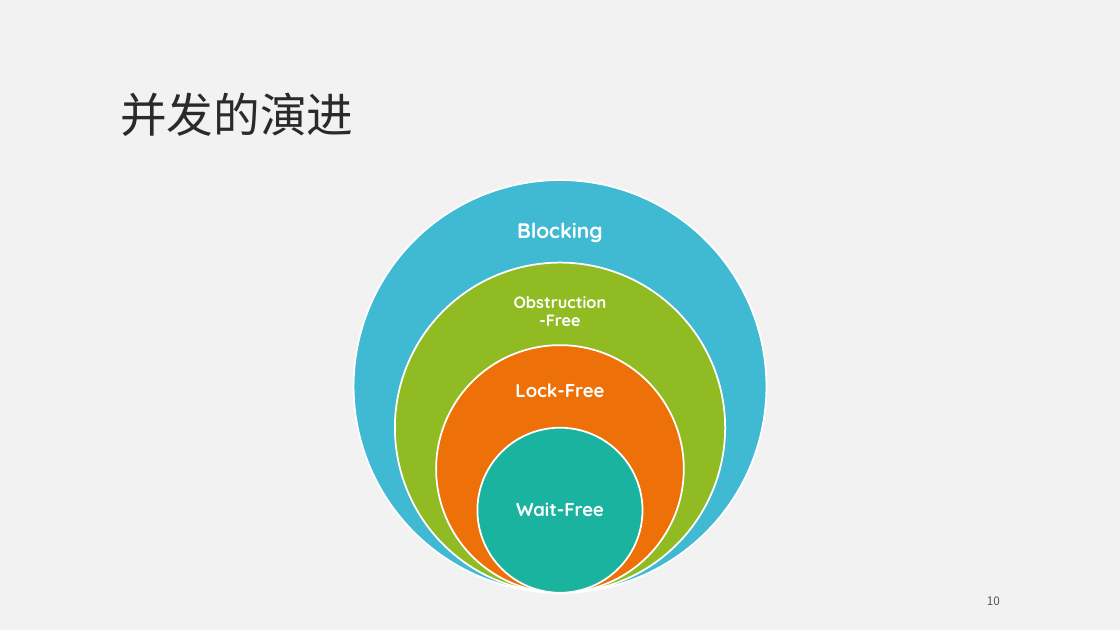
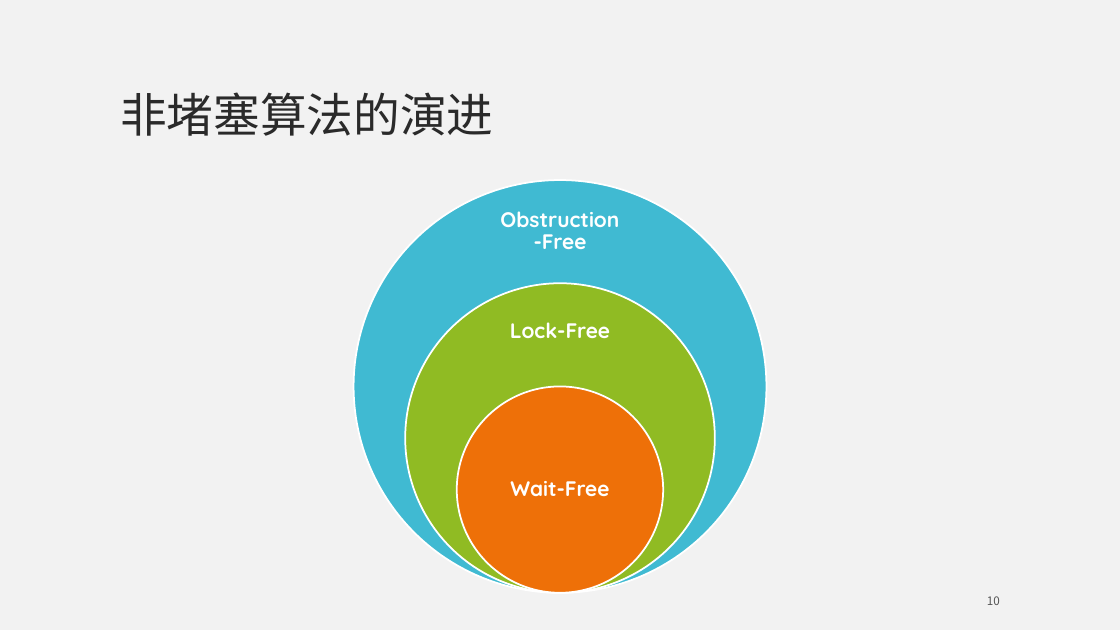
Before and after one commit to mutouyun/lock-free-queue, a slide deck: slide 10 of lock-free.pptx. Drawn at 1120x630 pixels with LibreOffice and Linux fonts; fonts in the diff are those of the drawing. Boxes give left, top, right and bottom in pixels: in the first picture for what was removed or moved away, otherwise in the second. Text is boxed around its words. In the diff, an @@ line names an element or a change of style, - is before the commit and + after.

```diff
--- a/lock-free.pptx
+++ b/lock-free.pptx
@@ title at [120,92,493,136]: text changed @@
-并发的演进
+非堵塞算法的演进
@@ text "Obstruction-Free": place and size @@
-text "Obstruction-Free" at [514,296,607,326]
+text "Obstruction-Free" at [500,211,619,249]
@@ text "Obstruction-Free" at [500,211,619,249]: size 14 to 18 pt; more space between paragraphs @@
@@ text removed at [517,222,603,242] @@
-Blocking
@@ ellipse: place and size @@
-ellipse at [395,263,725,593]
+ellipse at [405,283,715,593]
@@ text "Lock-Free" at [510,322,610,338]: size 16 to 18 pt @@
@@ text "Lock-Free": place and size @@
-text "Lock-Free" at [515,383,604,397]
+text "Lock-Free" at [510,322,610,338]
@@ ellipse: place and size @@
-ellipse at [436,345,684,593]
+ellipse at [457,386,664,593]
@@ ellipse removed at [477,428,643,593] @@
@@ text "Wait-Free": place and size @@
-text "Wait-Free" at [516,502,604,516]
+text "Wait-Free" at [510,481,609,497]
@@ text "Wait-Free" at [510,481,609,497]: size 16 to 18 pt @@
```
Also in this commit, not shown: 17 other slides changed, 22 slides added, 3 slides removed, 2 other files.
